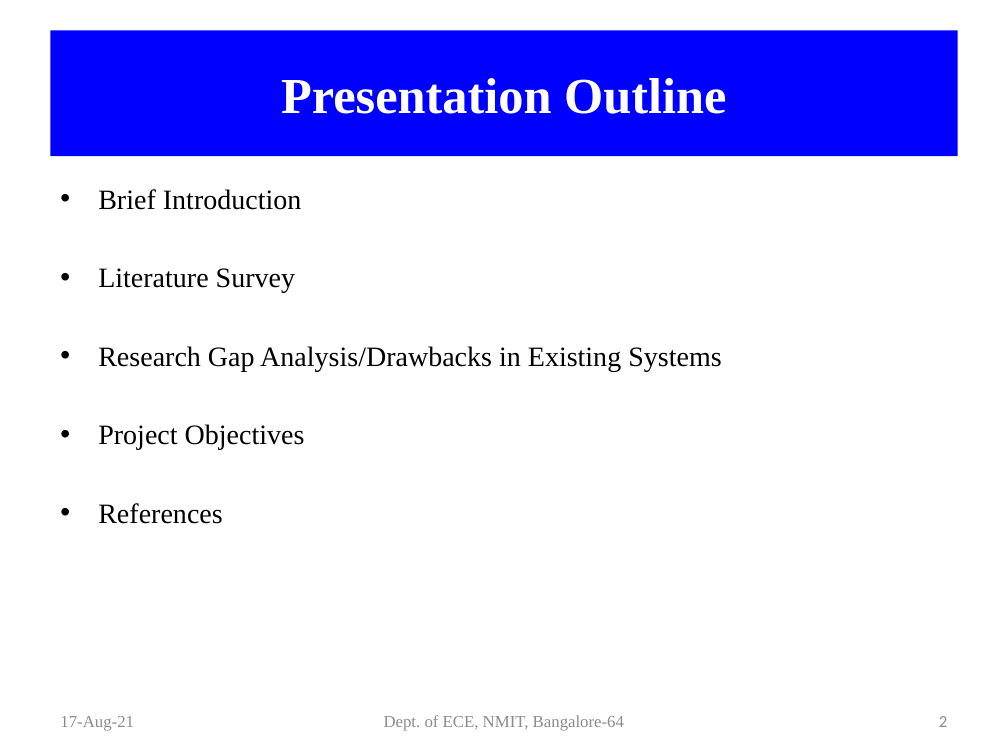
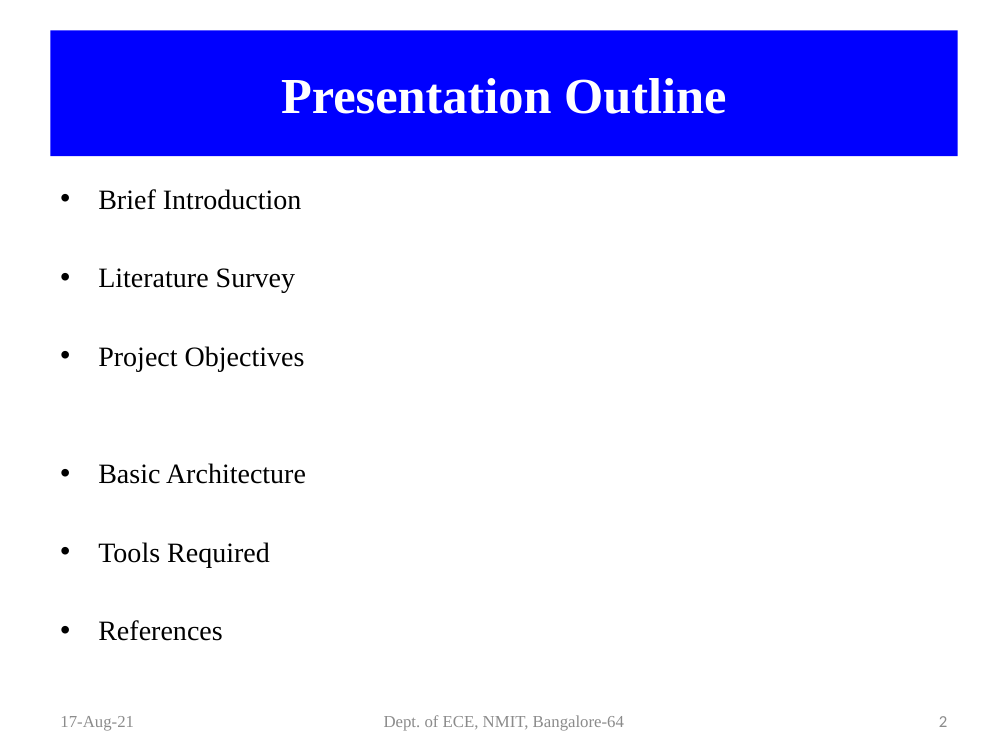
Before and after one commit to Shivakumarbharath/Dual-Stack-Host, a slide deck: slide 2 of Official Documents/Project Batch 16 phase1.pptx. Drawn at 1008x756 pixels with LibreOffice and Linux fonts; fonts in the diff are those of the drawing. Boxes give left, top, right and bottom in pixels: in the first picture for what was removed or moved away, otherwise in the second. Text is boxed around its words. In the diff, an @@ line names an element or a change of style, - is before the commit and + after.

Commit message:
changes in pptx

```diff
--- a/Official Documents/Project Batch 16 phase1.pptx
+++ b/Official Documents/Project Batch 16 phase1.pptx
@@ text at [98, 346, 721, 371]: paragraph removed @@
-• Research Gap Analysis/Drawbacks in Existing Systems
@@ text at [98, 463, 306, 567]: paragraphs added @@
+• Basic Architecture
+• Tools Required
```
Also in this commit, not shown: 1 other file.
